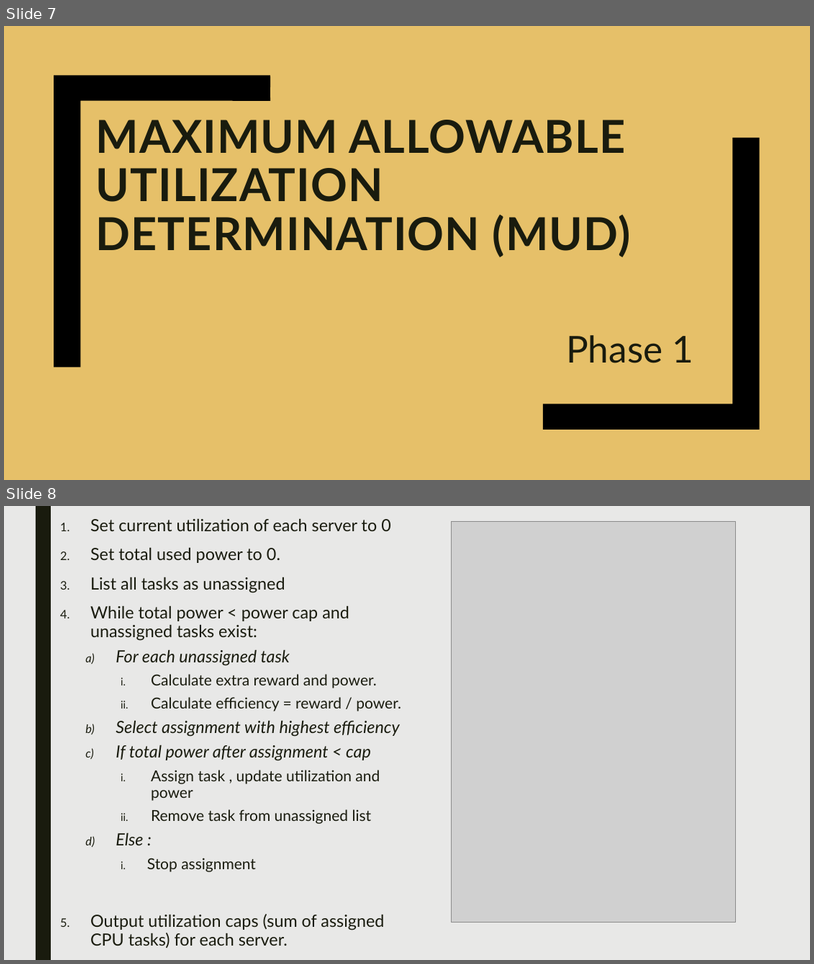
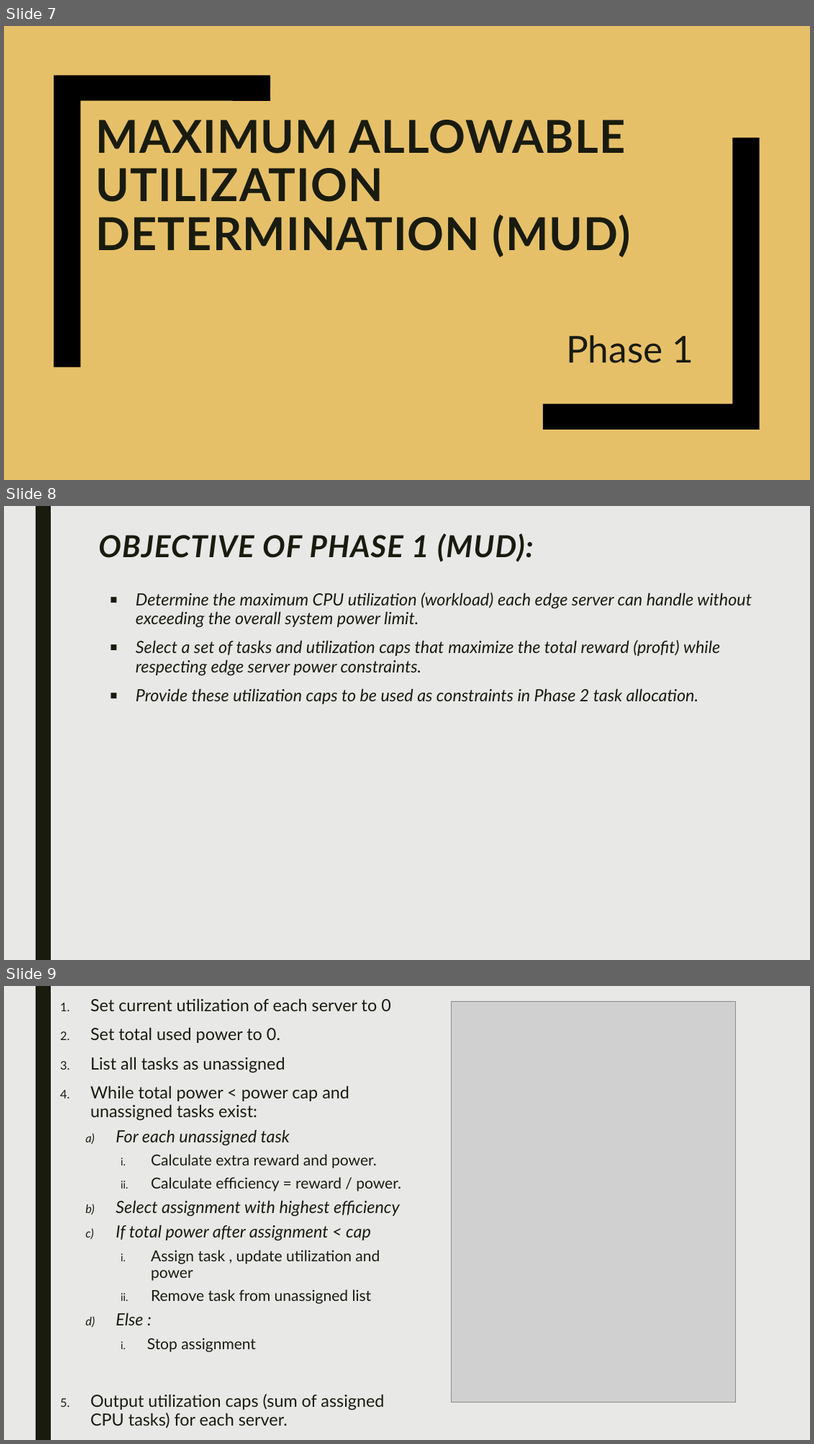
Before and after one commit to 23CSE362-edge-computing-2025-26-odd/capstone-project-13_weedge, a slide deck: Documentation/Review 1.pptx. Shown one above the other, each under a label of ours: slides 7 and 8 before the commit, slides 7, 8 and 9 after it. The pictures are 814x964 and 814x1444 pixels, drawn with LibreOffice and Linux fonts; fonts in the diff are those of the drawing; grey boxes stand for pictures. Boxes give left, top, right and bottom in pixels: in the first picture for what was removed or moved away, otherwise in the second. Text is boxed around its words. In the diff, an @@ line names an element or a change of style, - is before the commit and + after.

```diff
--- a/Documentation/Review 1.pptx
+++ b/Documentation/Review 1.pptx
@@ slide 8 added at (4,506,810,960), background #E8E8E7; not listed: 1 template element that a slide beside it also shows @@
@@ title added at (98,533,534,562), 36 pt, text #191B0E, bold, italic @@
+OBJECTIVE OF PHASE 1 (MUD):
@@ text added at (136,592,752,704), 20 pt, text #191B0E, italic @@
+■ Determine the maximum CPU utilization (workload) each edge server can handle without exceeding the overall system power limit.
+■ Select a set of tasks and utilization caps that maximize the total reward (profit) while respecting edge server power constraints.
+■ Provide these utilization caps to be used as constraints in Phase 2 task allocation.
@@ what was slide 8 is now slide 9 @@
```
Also in this commit, not shown: 1 other slide added, 1 other file.
